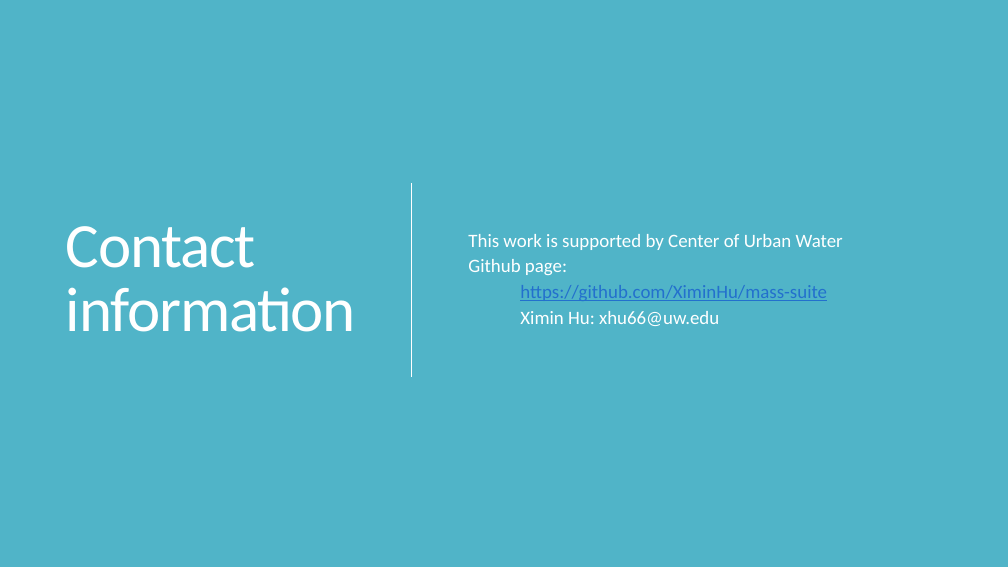
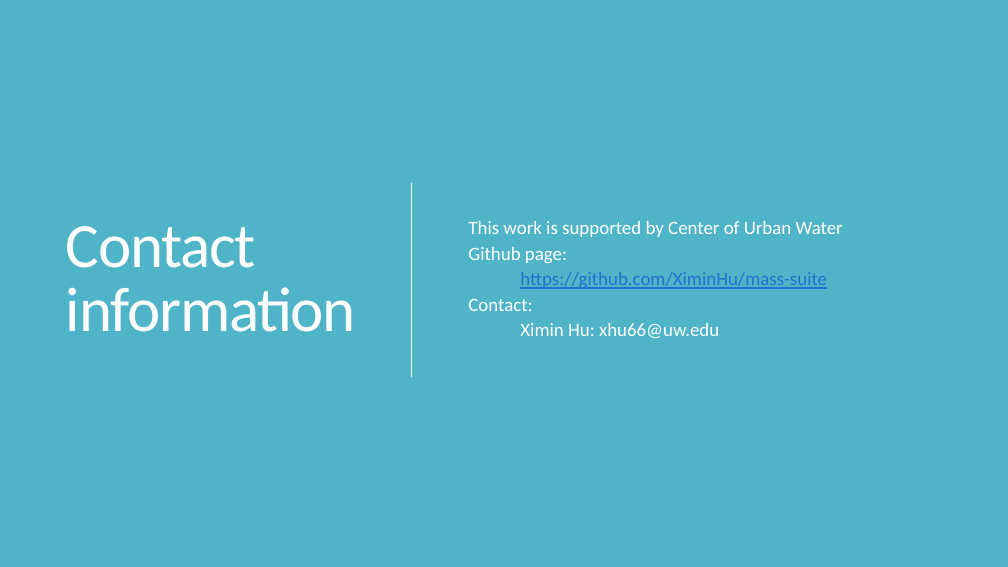
Before and after one commit to XiminHu/mass-suite, a slide deck: slide 19 of doc/20200623 Showcase.pptx (slide 18 before the commit). Drawn at 1008x567 pixels with LibreOffice and Linux fonts; fonts in the diff are those of the drawing. Boxes give left, top, right and bottom in pixels: in the first picture for what was removed or moved away, otherwise in the second. Text is boxed around its words. In the diff, an @@ line names an element or a change of style, - is before the commit and + after.

```diff
--- a/doc/20200623 Showcase.pptx
+++ b/doc/20200623 Showcase.pptx
@@ text at (x1=468, y1=299, x2=532, y2=311): paragraph added @@
+  Contact:
```
Also in this commit, not shown: 5 other slides changed, 2 slides added, 1 slide removed, 3 other files.
